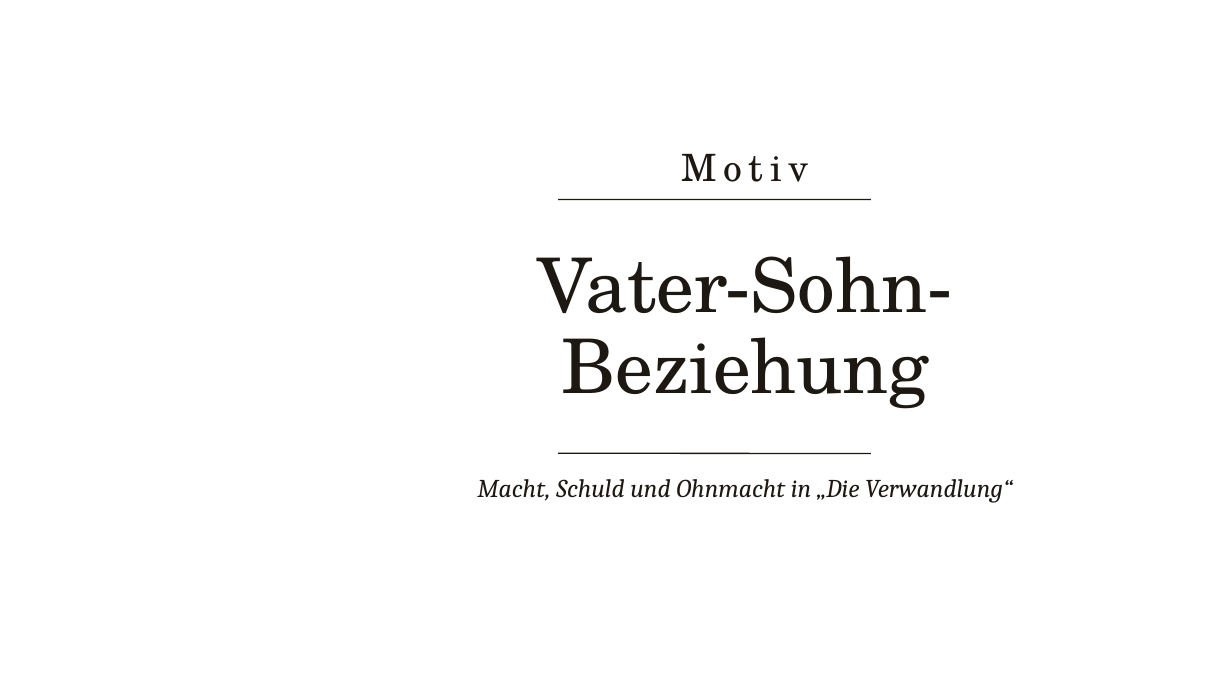
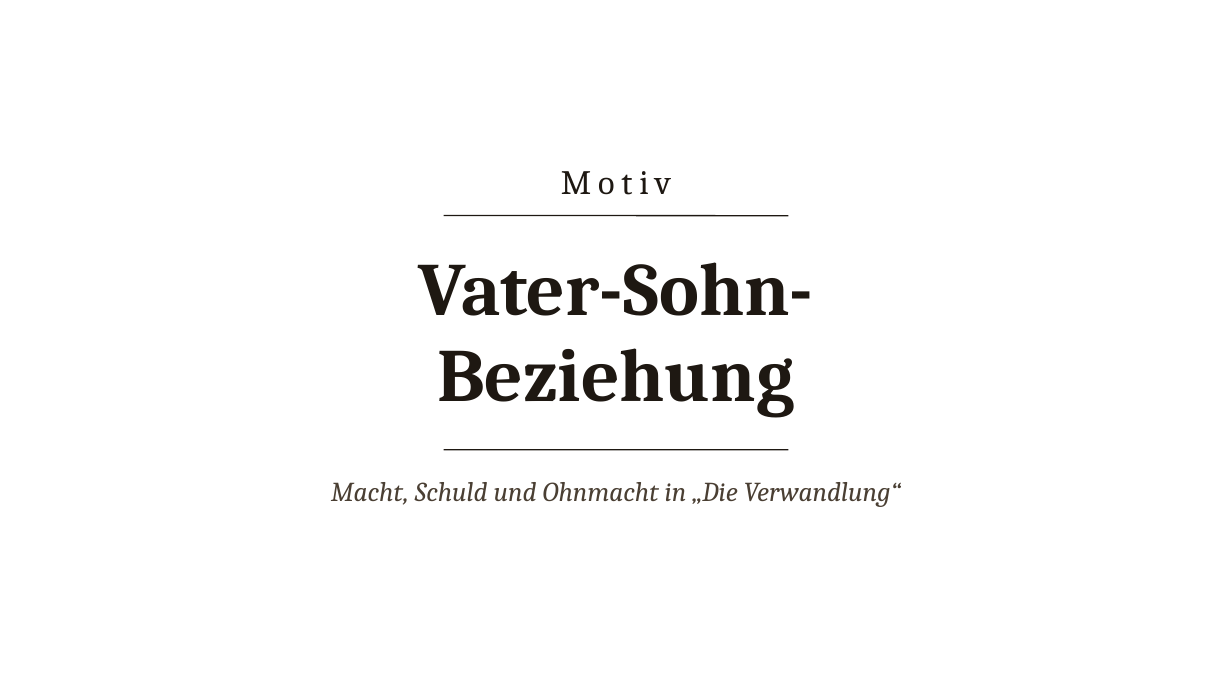
Before and after one commit to Julian-1709/-pr-sentation, a slide deck: slide 1 of Vater-Sohn-Beziehung.pptx. Drawn at 1232x693 pixels with LibreOffice and Linux fonts; fonts in the diff are those of the drawing; background and template pictures are left out. Boxes give left, top, right and bottom in pixels: in the first picture for what was removed or moved away, otherwise in the second. Text is boxed around its words. In the diff, an @@ line names an element or a change of style, - is before the commit and + after.

```diff
--- a/Vater-Sohn-Beziehung.pptx
+++ b/Vater-Sohn-Beziehung.pptx
@@ text "Motiv": place and size @@
-text "Motiv" at box(682, 154, 809, 182)
+text "Motiv" at box(561, 171, 671, 195)
@@ text "Motiv" at box(561, 171, 671, 195): size 22 to 20 pt, font TeX Gyre Schola to Cambria @@
@@ title "Vater-Sohn-": place and size @@
-title "Vater-Sohn-" at box(538, 256, 953, 409)
+title "Vater-Sohn-" at box(418, 262, 813, 417)
@@ title "Vater-Sohn-" at box(418, 262, 813, 417): font TeX Gyre Schola to Cambria, bold on; line spacing 0.9 to 0.95 @@
@@ line moved from (558, 200) - (871, 200) to (444, 216) - (788, 216) @@
@@ text "Macht, Schuld und Ohnmacht in ...": place and size @@
-text "Macht, Schuld und Ohnmacht in ..." at box(477, 479, 1012, 502)
+text "Macht, Schuld und Ohnmacht in ..." at box(331, 482, 901, 507)
@@ text "Macht, Schuld und Ohnmacht in ..." at box(331, 482, 901, 507): size 15 to 16 pt, text colour #1E1812 to #4A3F33 @@
@@ line moved from (558, 453) - (871, 453) to (444, 450) - (788, 450) @@
```
Also in this commit, not shown: 6 other slides changed, 4 other files.
